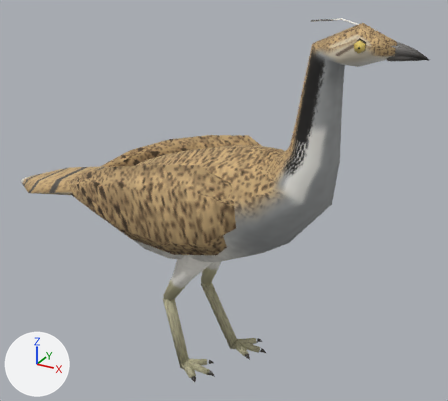
The glTF model assets_src/birds/houbara_alert_lod1.glb, before and after one commit.
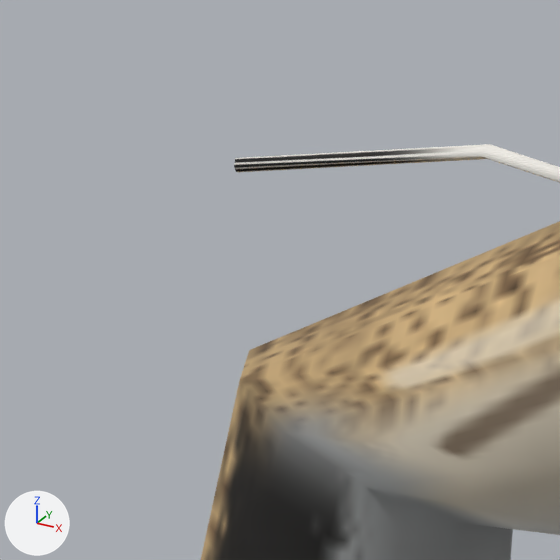
Old and new are each drawn whole from a 50 mm lens placed at (0.323, -0.567, 0.508), pointed at (-0.001, 0.023, 0.213) and again close up on the part from 63% to 78% of the width and 0% to 17% of the height. Lighting does not change. The marker at lower left points along +X, +Y and +Z. The first two pictures are the older version. Where no turn or scale is listed for an object, it has been applied to the vertices. Vertices at exactly the same position are counted once.

The older version as bpy lines, for what is in view:
```python
me_houbara_body = bpy.data.meshes.new('houbara_body')
me_houbara_body.from_pydata(...)  # 592 vertices, 1084 faces; spans x -0.304..0.217, y -0.077..0.077, z -0.003..0.432
me_houbara_body.materials.append(mat_houbara_far)
ob_houbara_body = bpy.data.objects.new('houbara_body', me_houbara_body)
ob_houbara_body.location = (0.0, 0.0, 0.0)
```
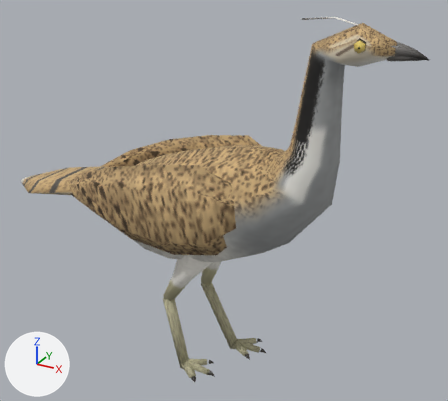
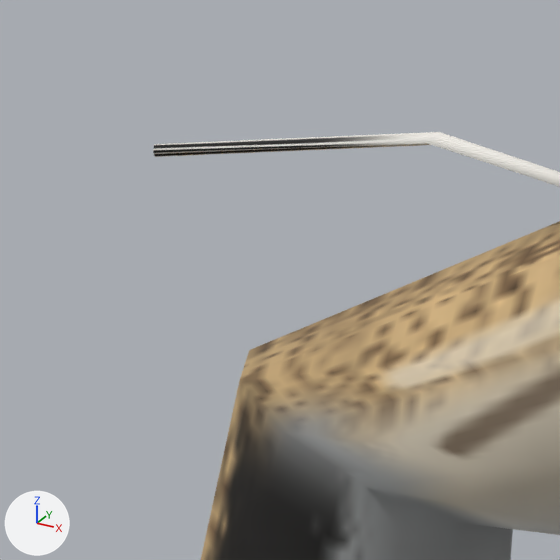
The edits, one by one:
me_houbara_body is used by ob_houbara_body; location (0.0, 0.0, 0.0).
me_houbara_body had 592 vertices, 1084 faces and spanned x -0.304..0.217, y -0.077..0.077, z -0.003..0.432.
me_houbara_body now has 592 vertices, 1084 faces and spans x -0.304..0.217, y -0.077..0.077, z -0.003..0.433.
me_houbara_body part 1: the loose piece of 14 vertices spanning x 0.105..0.168, y -0.003..0.003, z 0.423..0.432 is scaled about its middle by (1.13, 1.26, 1.14), then moved by (-0.006, 0.0, 0.001).

Pixel boxes [x1, y1, x2, y2] of what changed, in the close-ups (560 x 560 px; the box of a moved part takes in the faces that stretch with it):
'houbara_body', reshaped: before [201, 144, 560, 560]; after [153, 132, 560, 560]
part 1 of me_houbara_body, moved or reshaped: before [234, 144, 560, 183]; after [153, 132, 560, 187]
